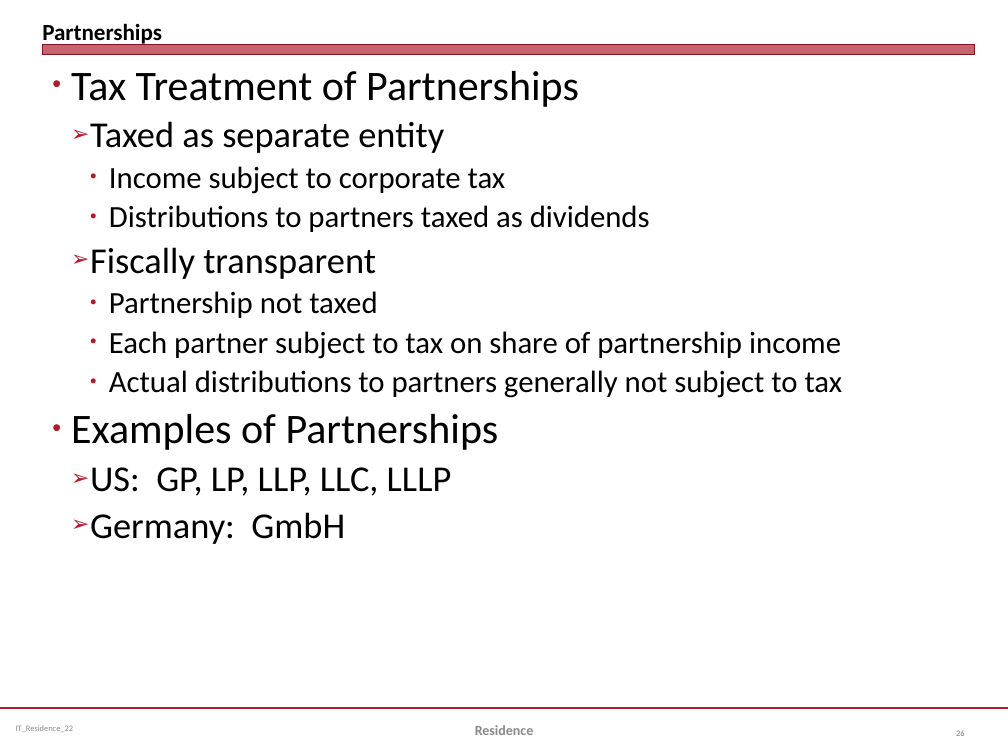
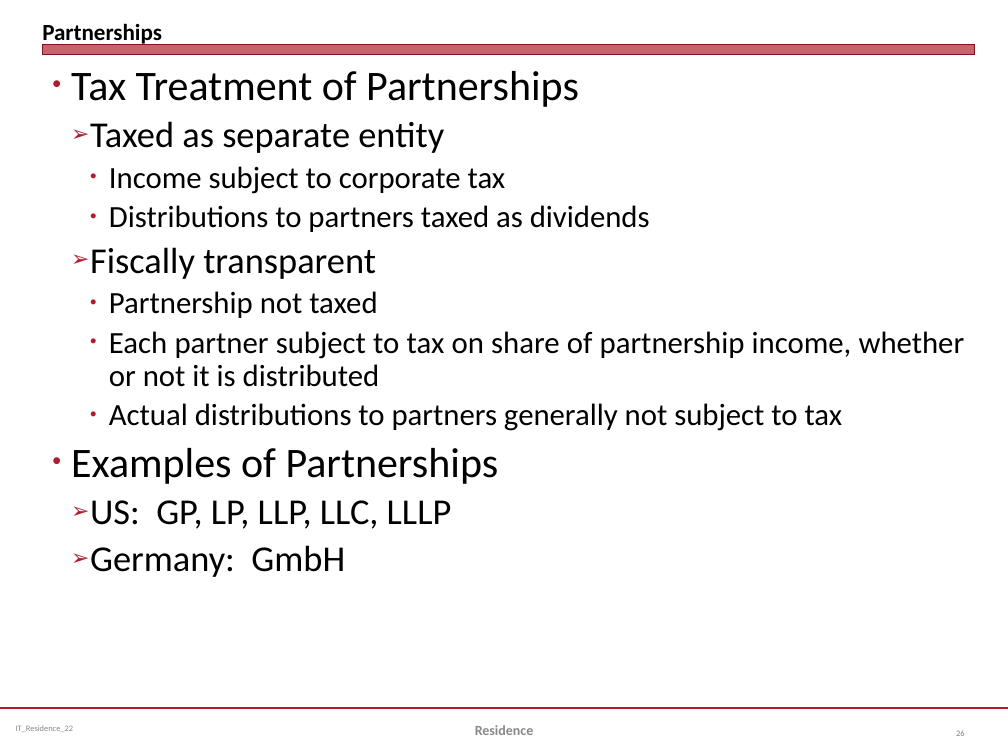
Before and after one commit to jmc877/International-Tax, a slide deck: slide 26 of slides/IT_Residence_22.pptx. Drawn at 1008x756 pixels with LibreOffice and Linux fonts; fonts in the diff are those of the drawing. Boxes give left, top, right and bottom in pixels: in the first picture for what was removed or moved away, otherwise in the second. Text is boxed around its words. In the diff, an @@ line names an element or a change of style, - is before the commit and + after.

```diff
--- a/slides/IT_Residence_22.pptx
+++ b/slides/IT_Residence_22.pptx
@@ text at (109, 331, 965, 387): text changed @@
-    • Each partner subject to tax on share of partnership income
+    • Each partner subject to tax on share of partnership income, whether or not it is distributed
```
Also in this commit, not shown: 2 other slides changed, 4 other files.
